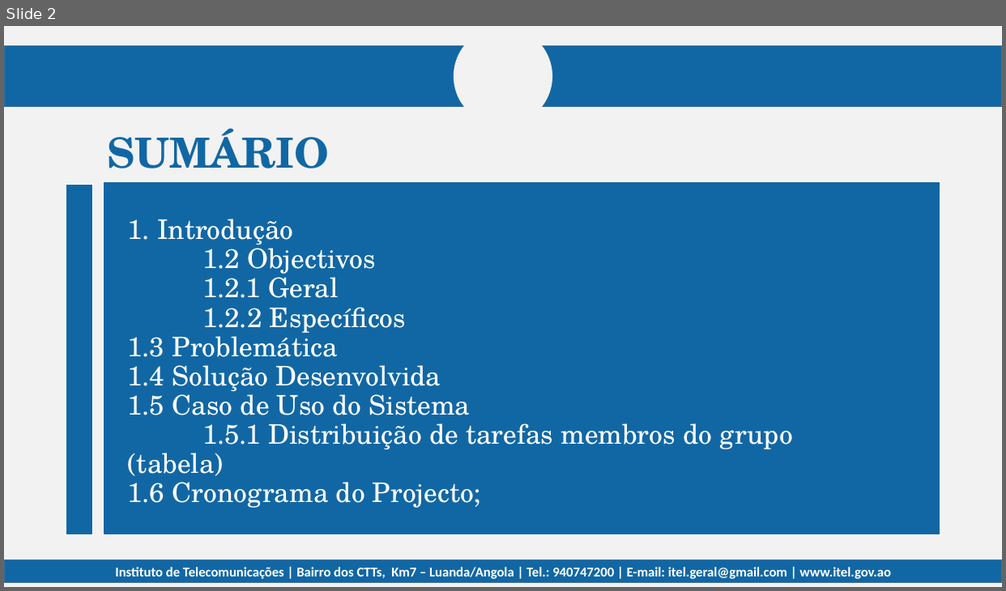
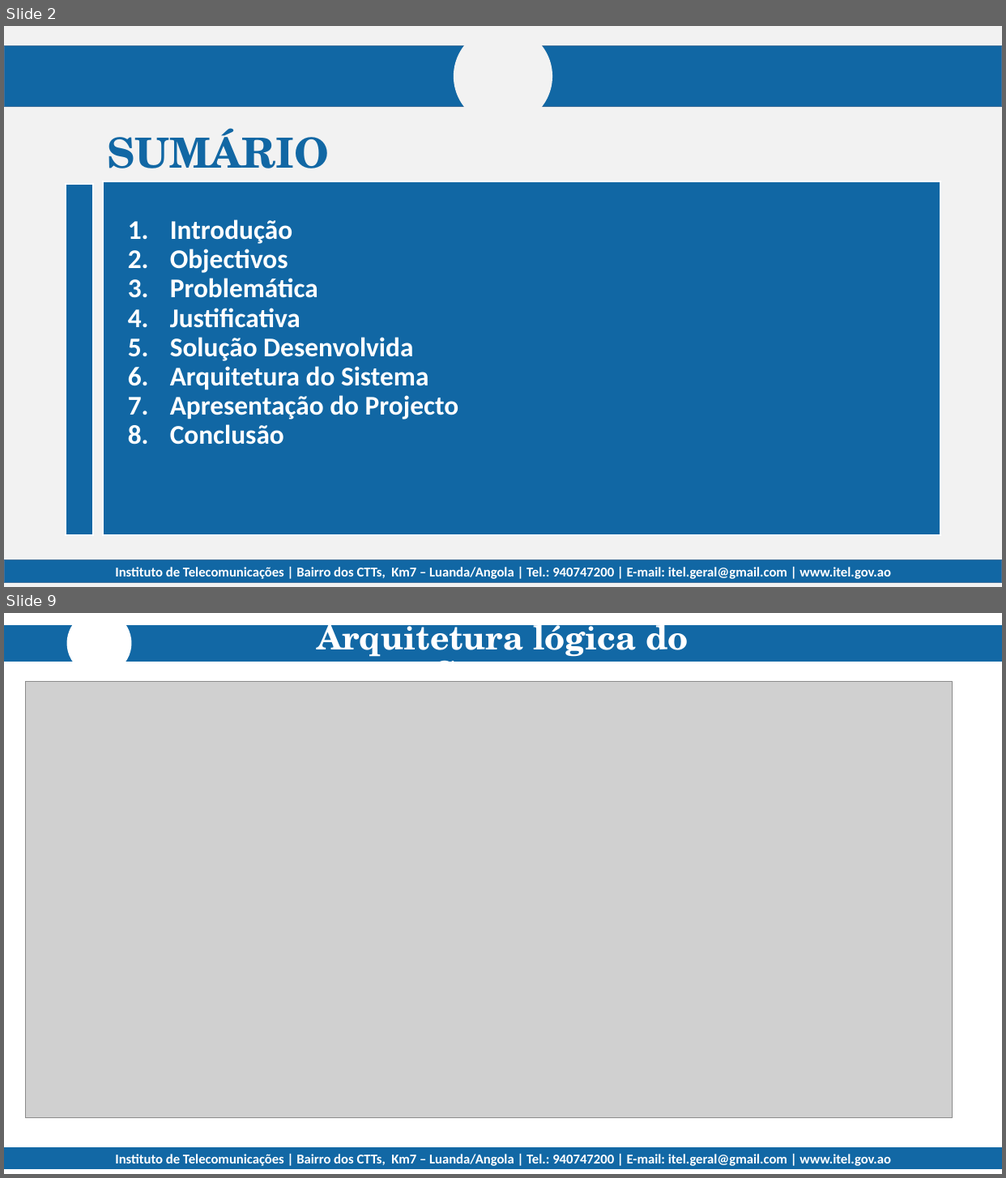
Before and after one commit to nangazaki/pulso-seguro, a slide deck: relatório/Apresentação.pptx. Shown one above the other, each under a label of ours: slide 2 before the commit, slides 2 and 9 after it; the slides between them are not shown. The pictures are 1006x591 and 1006x1178 pixels, drawn with LibreOffice and Linux fonts; fonts in the diff are those of the drawing; grey boxes stand for pictures; background and template pictures are left out. Boxes give left, top, right and bottom in pixels: in the first picture for what was removed or moved away, otherwise in the second. Text is boxed around its words. In the diff, an @@ line names an element or a change of style, - is before the commit and + after.

```diff
--- a/relatório/Apresentação.pptx
+++ b/relatório/Apresentação.pptx
@@ slide 9 added at [4, 613, 1002, 1174], background #FFFFFF; not listed: 1 template element that a slide beside it also shows @@
@@ rectangle added at [4, 626, 1002, 661], fill #1268A5, outline #1369A6 0.99 pt @@
@@ ellipse added at [67, 613, 132, 676], fill #FFFFFF @@
@@ subtitle added at [317, 615, 688, 682], 32 pt, text #FFFFFF, bold @@
+Arquitetura lógica do Sistema
@@ picture added at [26, 682, 953, 1119] @@
@@ rectangle added at [4, 1148, 1002, 1169], fill #1268A5, outline #1268A5 0.99 pt @@
@@ slide 2 changed as well @@
@@ text at [170, 220, 459, 445]: text changed; font TeX Gyre Schola to Calibri; bold on @@
-1. Introdução
-1.2 Objectivos
-1.2.1 Geral
-1.2.2 Específicos
-1.3 Problemática
-1.4 Solução Desenvolvida
-1.5 Caso de Uso do Sistema
-1.5.1 Distribuição de tarefas membros do grupo (tabela)
-1.6 Cronograma do Projecto;
+1. Introdução
+2. Objectivos
+3. Problemática
+4. Justificativa
+5. Solução Desenvolvida
+6. Arquitetura do Sistema
+7. Apresentação do Projecto
+8. Conclusão
```
Also in this commit, not shown: 1 other slide changed, 8 other slides added, 3 slides removed, 14 other files.
